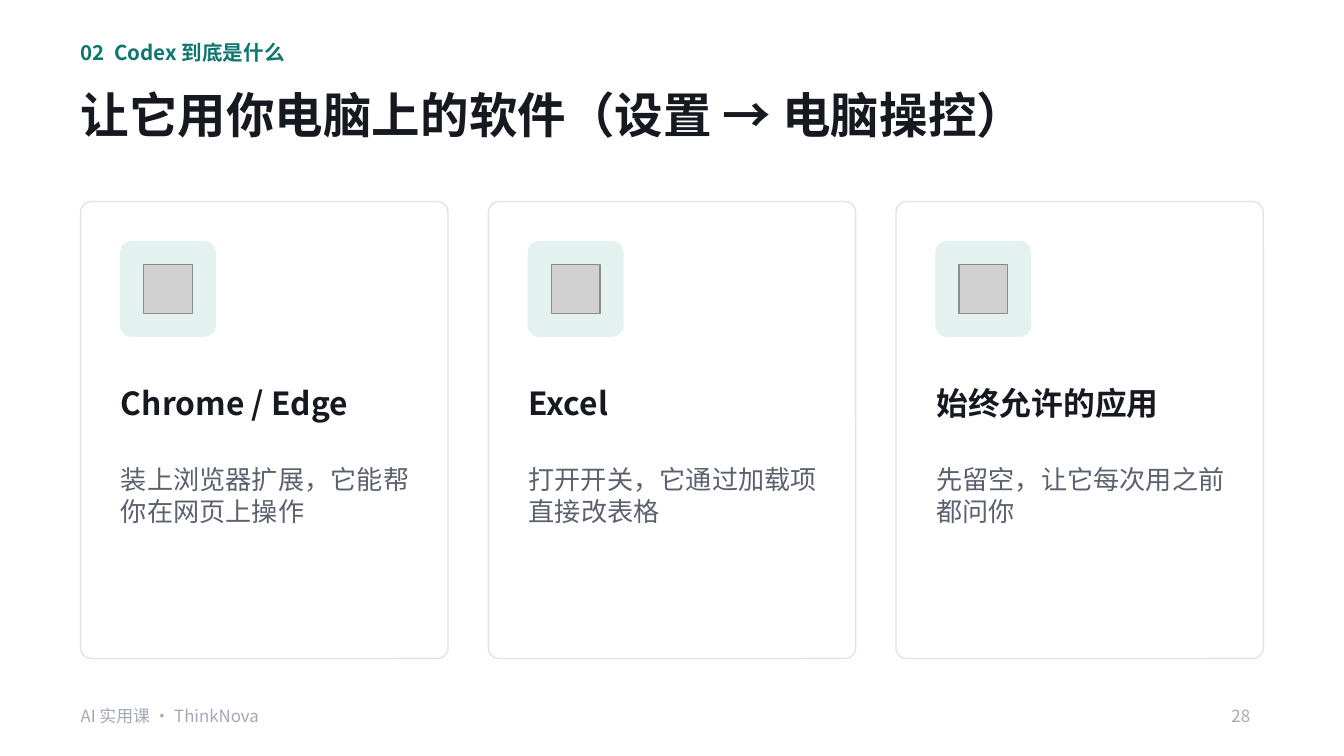
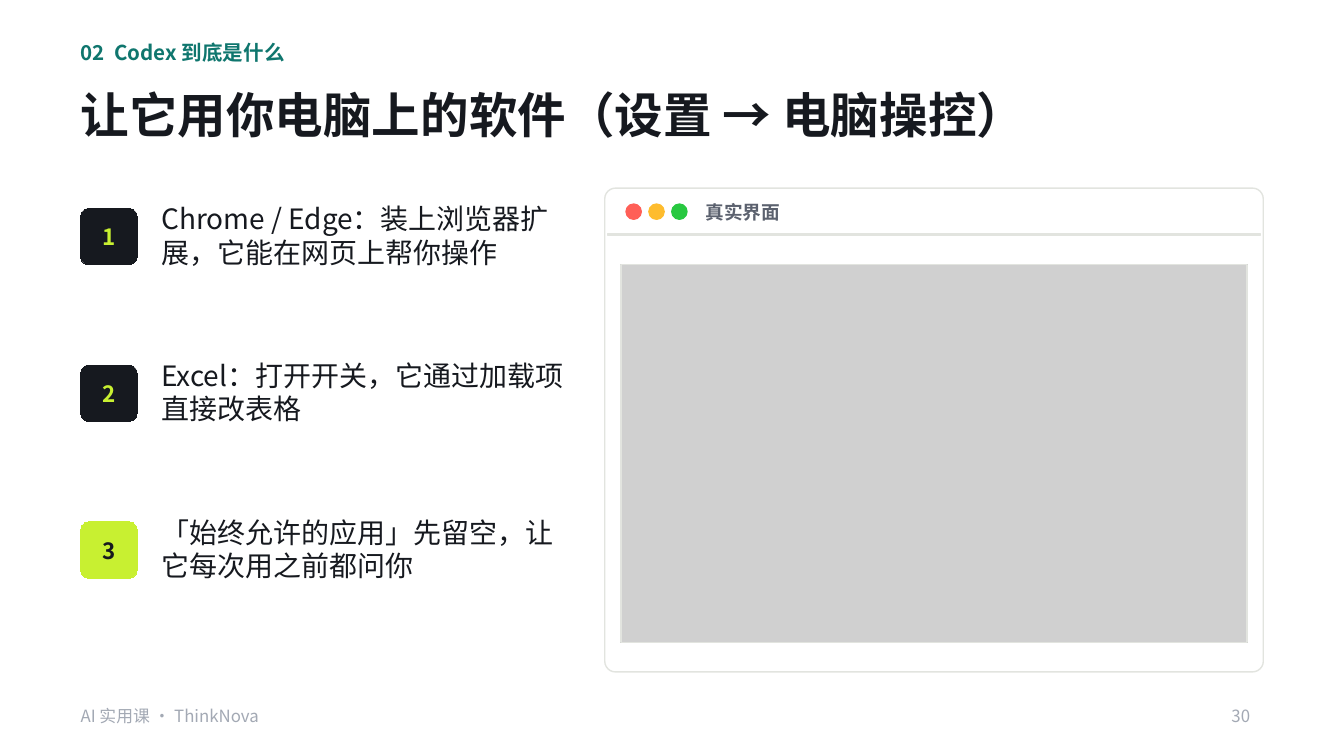
Before and after one commit to freyhuang-11/thinknova-memory, a slide deck: slide 30 of courses/小生意实用课/AI实用课_Codex提效.pptx (slide 28 before the commit). Drawn at 1344x756 pixels with LibreOffice and Linux fonts; fonts in the diff are those of the drawing; grey boxes stand for pictures. Boxes give left, top, right and bottom in pixels: in the first picture for what was removed or moved away, otherwise in the second. Text is boxed around its words. In the diff, an @@ line names an element or a change of style, - is before the commit and + after.

```diff
--- a/courses/小生意实用课/AI实用课_Codex提效.pptx
+++ b/courses/小生意实用课/AI实用课_Codex提效.pptx
@@ rounded rectangle removed at [81, 202, 448, 659] @@
@@ rounded rectangle added at [81, 208, 137, 265], fill #16191F, outline #16191F 0.75 pt, 12 pt, text #C8F031, bold @@
+1
@@ text at [161, 205, 549, 266]: text changed; size 14 to 15 pt; text colour #5B616E to #16191F @@
-装上浏览器扩展，它能帮你在网页上操作
+Chrome / Edge：装上浏览器扩展，它能在网页上帮你操作
@@ rounded rectangle removed at [488, 202, 855, 659] @@
@@ rounded rectangle: place and size @@
-rounded rectangle at [896, 202, 1263, 659]
+rounded rectangle at [605, 188, 1263, 672]
@@ rounded rectangle at [605, 188, 1263, 672]: proportions changed @@
@@ ellipse added at [626, 204, 641, 219], fill #FF5F57, outline #FF5F57 1 pt @@
@@ ellipse added at [649, 204, 664, 219], fill #FEBC2E, outline #FEBC2E 1 pt @@
@@ ellipse added at [672, 204, 687, 219], fill #28C840, outline #28C840 1 pt @@
@@ text added at [706, 203, 780, 221], 10 pt, text #5B616E, bold @@
+真实界面
@@ rectangle added at [607, 234, 1261, 235], fill #E2E4DF, outline #E2E4DF 1 pt @@
@@ rounded rectangle removed at [121, 242, 215, 336] @@
@@ picture removed at [144, 265, 192, 313] @@
@@ rounded rectangle removed at [528, 242, 622, 336] @@
@@ picture removed at [551, 265, 599, 313] @@
@@ picture added at [621, 265, 1247, 644] @@
@@ rectangle added at [621, 265, 1247, 644], outline #E2E4DF 0.75 pt @@
@@ rounded rectangle removed at [937, 242, 1031, 336] @@
@@ picture removed at [958, 265, 1007, 313] @@
@@ rounded rectangle added at [81, 366, 137, 422], fill #16191F, outline #16191F 0.75 pt, 12 pt, text #C8F031, bold @@
+2
@@ text removed at [121, 389, 347, 423] @@
-Chrome / Edge
@@ text at [161, 362, 563, 422]: text changed; size 14 to 15 pt; text colour #5B616E to #16191F @@
-打开开关，它通过加载项直接改表格
+Excel：打开开关，它通过加载项直接改表格
@@ text removed at [529, 389, 608, 416] @@
-Excel
@@ text removed at [936, 388, 1158, 418] @@
-始终允许的应用
@@ rounded rectangle added at [81, 521, 137, 578], fill #C8F031, outline #C8F031 0.75 pt, 12 pt, text #16191F, bold @@
+3
@@ text at [161, 519, 553, 579]: text changed; size 14 to 15 pt; text colour #5B616E to #16191F @@
-先留空，让它每次用之前都问你
+「始终允许的应用」先留空，让它每次用之前都问你
@@ page number at [1231, 709, 1250, 722]: text changed @@
-28
+30
```
Also in this commit, not shown: 3 other slides changed, 2 slides added, 14 other files.
